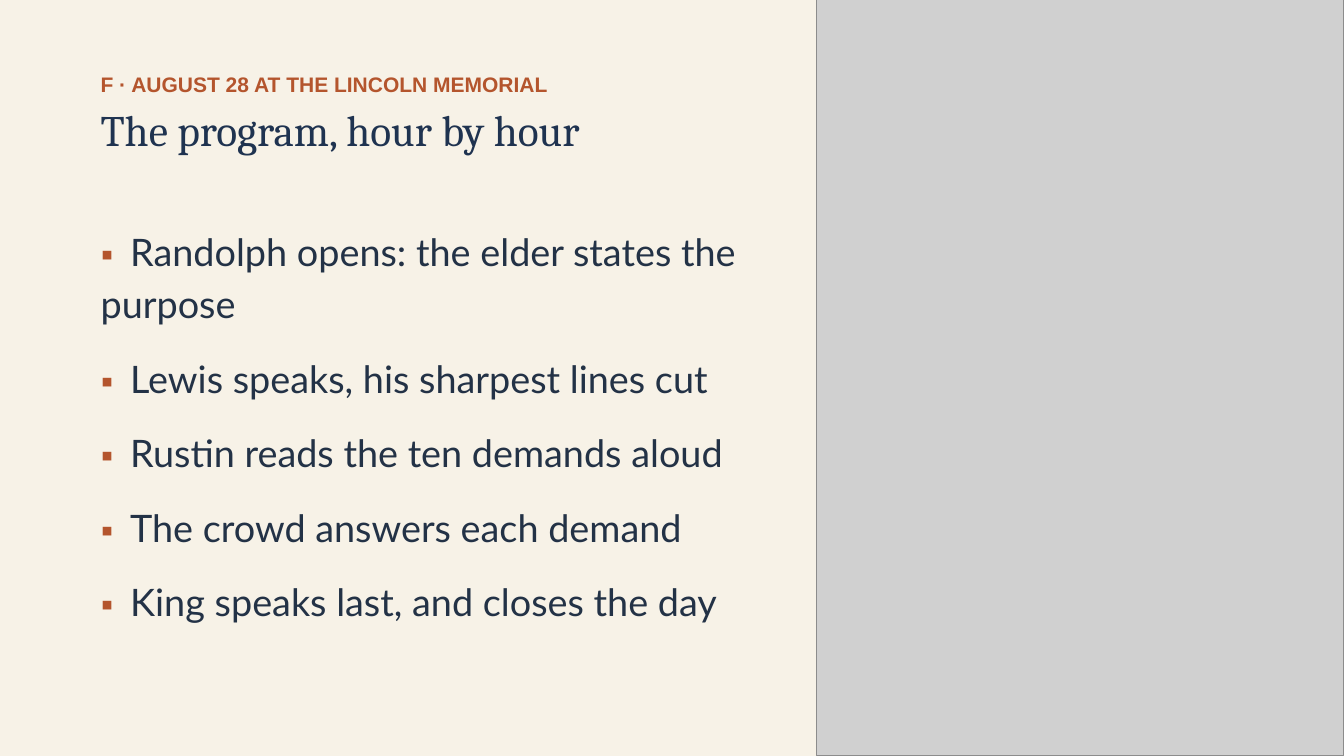
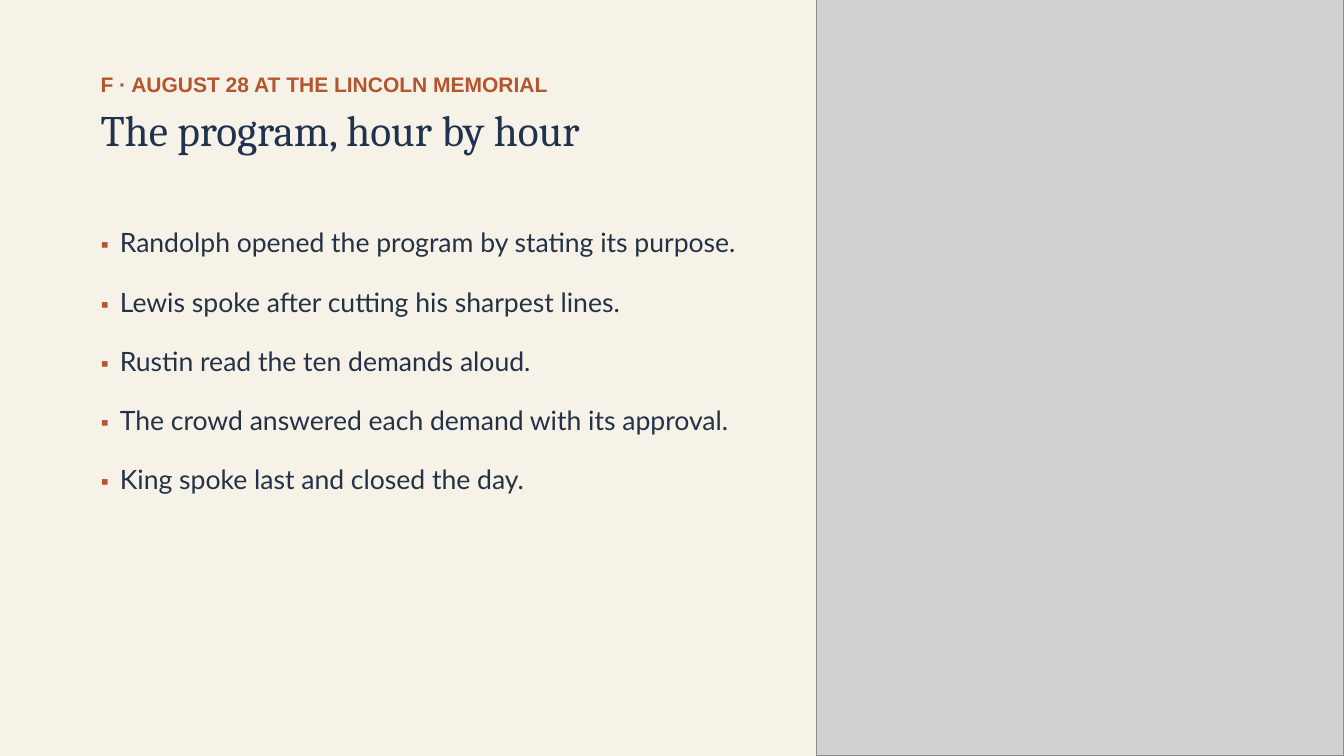
Before and after one commit to ab17gthb/humanities-curriculum-group, a slide deck: slide 17 of civil-rights/lesson-05/lesson-05-slides.pptx. Drawn at 1344x756 pixels with LibreOffice and Linux fonts; fonts in the diff are those of the drawing; grey boxes stand for pictures. Boxes give left, top, right and bottom in pixels: in the first picture for what was removed or moved away, otherwise in the second. Text is boxed around its words. In the diff, an @@ line names an element or a change of style, - is before the commit and + after.

```diff
--- a/civil-rights/lesson-05/lesson-05-slides.pptx
+++ b/civil-rights/lesson-05/lesson-05-slides.pptx
@@ text at <box>120,232,735,494</box>: text changed; size 27 to 19 pt @@
-▪ Randolph opens: the elder states the purpose
-▪ Lewis speaks, his sharpest lines cut
-▪ Rustin reads the ten demands aloud
-▪ The crowd answers each demand
-▪ King speaks last, and closes the day
+▪ Randolph opened the program by stating its purpose.
+▪ Lewis spoke after cutting his sharpest lines.
+▪ Rustin read the ten demands aloud.
+▪ The crowd answered each demand with its approval.
+▪ King spoke last and closed the day.
```
Also in this commit, not shown: 9 other slides changed, 6 other files.
